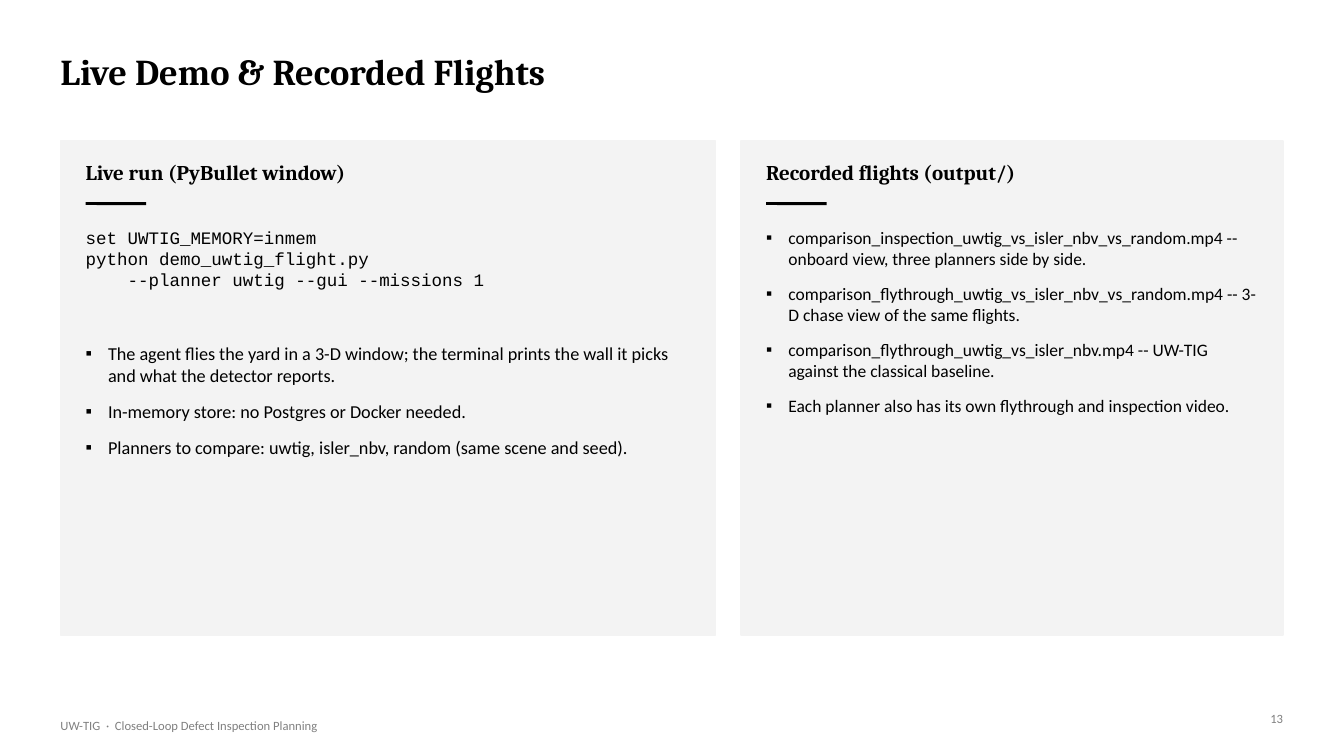
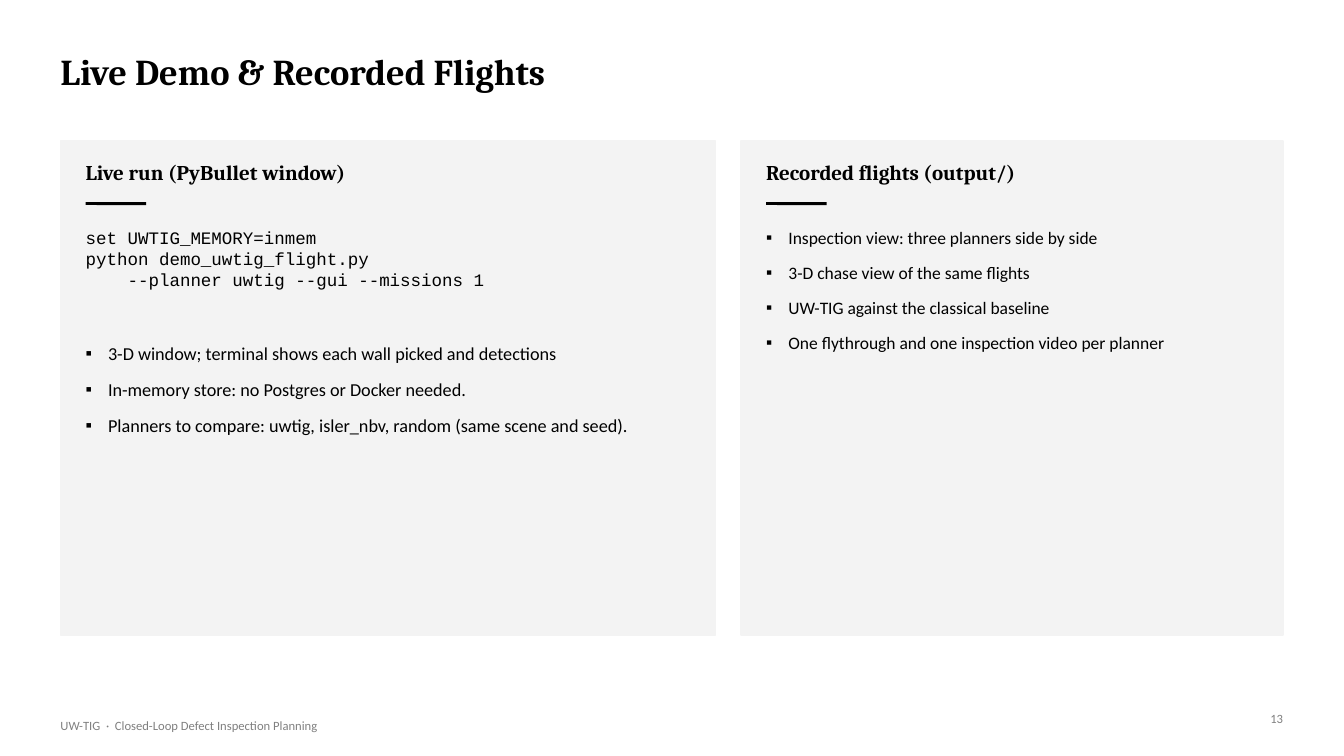
Before and after one commit to DrNeel11/project_work_1, a slide deck: slide 13 of drone-sim-today/UW-TIG_Review_Deck.pptx. Drawn at 1344x756 pixels with LibreOffice and Linux fonts; fonts in the diff are those of the drawing. Boxes give left, top, right and bottom in pixels: in the first picture for what was removed or moved away, otherwise in the second. Text is boxed around its words. In the diff, an @@ line names an element or a change of style, - is before the commit and + after.

```diff
--- a/drone-sim-today/UW-TIG_Review_Deck.pptx
+++ b/drone-sim-today/UW-TIG_Review_Deck.pptx
@@ text at (788, 232, 1164, 352): text changed @@
-▪ comparison_inspection_uwtig_vs_isler_nbv_vs_random.mp4 -- onboard view, three planners side by side.
-▪ comparison_flythrough_uwtig_vs_isler_nbv_vs_random.mp4 -- 3-D chase view of the same flights.
-▪ comparison_flythrough_uwtig_vs_isler_nbv.mp4 -- UW-TIG against the classical baseline.
-▪ Each planner also has its own flythrough and inspection video.
+▪ Inspection view: three planners side by side
+▪ 3-D chase view of the same flights
+▪ UW-TIG against the classical baseline
+▪ One flythrough and one inspection video per planner
@@ text at (108, 347, 556, 363): text changed @@
-▪ The agent flies the yard in a 3-D window; the terminal prints the wall it picks and what the detector reports.
+▪ 3-D window; terminal shows each wall picked and detections
```
Also in this commit, not shown: 11 other slides changed, 1 other file.
